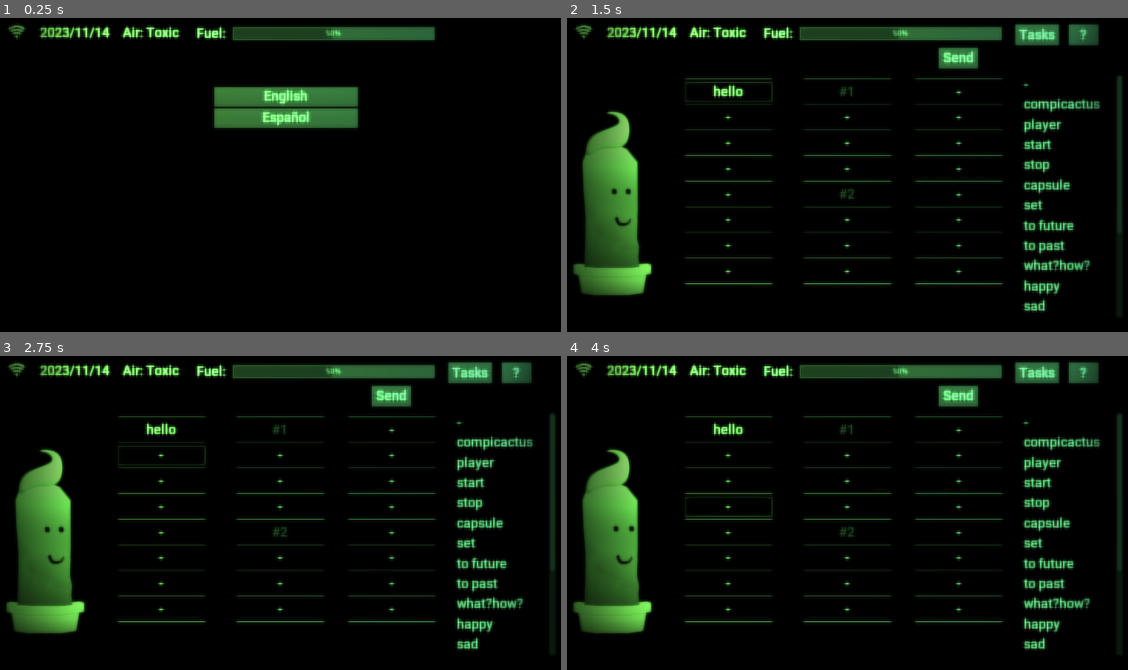
Above: before the commit, frames 1-4 (two rows, left to right).
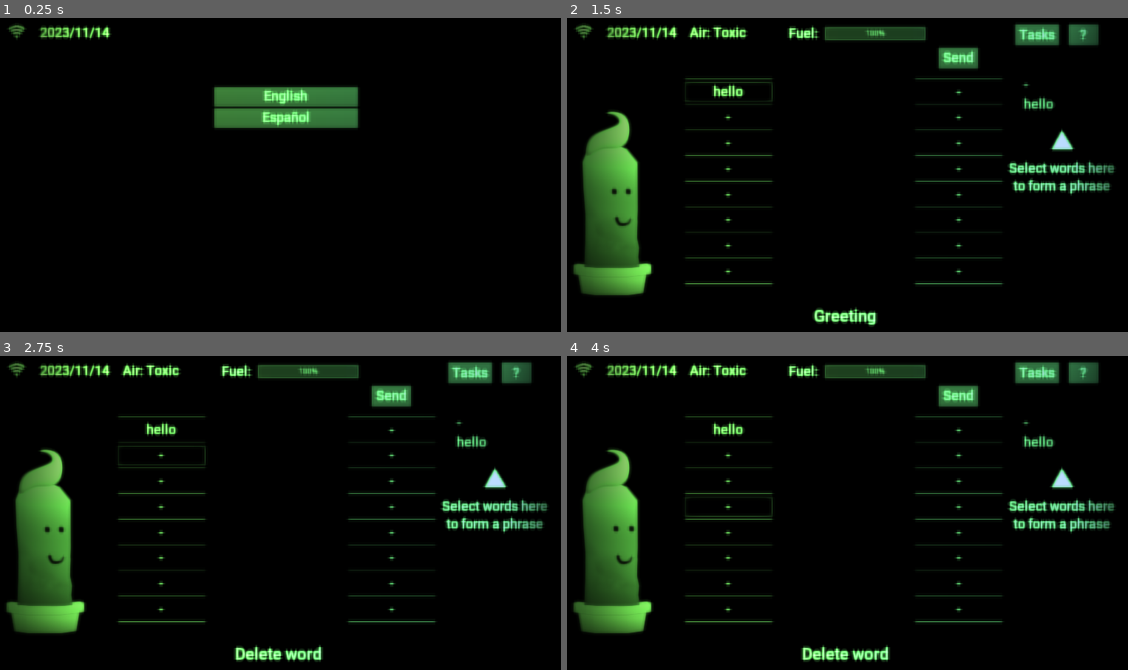
Above: after the commit, the same moments.

Repository: Eibriel/compicactus-isolation
Game: Godot game, scene res://MainScene.tscn
The game is run twice, just before and just after one commit, with the same random seed, the same clock (stepped at 60 frames per second) and the same inputs.
Inputs:
- Up to frame 1 (0.25 s): no input
- Up to frame 2 (1.5 s): click "English" at 0.5 s; click "hello" at 1.25 s
- Up to frame 3 (2.75 s): click "-" at 2 s
- Up to frame 4 (4 s): click "-" at 2.75 s; click "-" at 3.5 s

The runs differ from the first frame. In frame 1, 2.0% of the frame differs, in the area x 21-78%, y 2-8%; in frame 2, 6.0%; in frame 3, 6.1%, in the area x 34-99%, y 2-98%; in frame 4, 6.1%.

Commit message:
Quick tutorial

Diff:
--- a/MainScene.gd
+++ b/MainScene.gd
@@ -9,6 +9,10 @@
 onready var logostart: Node2D = $LogoStart
 onready var ok_button: Area2D = $OkArea2D
 onready var date_text: Label = $DateText
+onready var air_text: Label = $AirText
+onready var fuel_text: Label = $FuelText
+onready var fuel_bar: ProgressBar = $FuelBar
+onready var direction_text: Label = $DirectionText
 onready var intro_text: Label = $IntroText
 onready var shader_animation: AnimationPlayer = $CanvasLayer/AnimationPlayer
 onready var compicactus_animation: AnimationPlayer = $Compicactus/AnimationPlayer
@@ -26,9 +30,21 @@
 onready var help: Control = $Help
 onready var help_button: Button = $HelpButton
 onready var help_text: RichTextLabel = $Help/HelpText
+onready var ending: Control = $Ending
+onready var ending_text: RichTextLabel = $Ending/EndingText
 onready var language_container: VBoxContainer = $Languages
 
+onready var tutorial_1: Node2D = $Tutorial/Tutorial1
+onready var tutorial_1_text: Label = $Tutorial/Tutorial1/TutorialText1
+onready var tutorial_2: Node2D = $Tutorial/Tutorial2
+onready var tutorial_2_text: Label = $Tutorial/Tutorial2/TutorialText2
+onready var tutorial_3: Node2D = $Tutorial/Tutorial3
+onready var tutorial_3_text: Label = $Tutorial/Tutorial3/TutorialText3
+
 var quick_start = true
+
+var tutorial_completed: bool = false
+var tutorial_level: int = 1
 
 var current_concept: String = "-"
 
@@ -38,6 +54,7 @@
 var grounding_concepts: PoolStringArray = []
 var grounding_buttons = []
 
+var robot_concepts: PoolStringArray = []
 var robot_buttons = []
 
 var languages: Array = [
@@ -50,6 +67,10 @@
 	send_button.visible = false
 	tasks_button.visible = false
 	help_button.visible = false
+	air_text.visible = false
+	fuel_bar.visible = false
+	fuel_text.visible = false
+	ending.visible = false
 	for lang in languages:
 		var b = Button.new()
 		b.theme = concept_theme
@@ -58,6 +79,10 @@
 		b.connect("button_up", self, "_on_LanguageButton_button_up", [lang[0]])
 	compi_brain.connect("task_completed", self, "_on_TaskCompleted", [])
 	compi_brain.connect("date_updated", self, "_on_DateUpdated", [])
+	compi_brain.connect("ending_reached", self, "_on_EndingReached", [])
+	compi_brain.connect("air_quality_updated", self, "_on_AirQualityUpdated", [])
+	compi_brain.connect("direction_changed", self, "_on_DirectionChanged", [])
+	compi_brain.connect("words_added", self, "_on_WordsAdded", [])
 
 
 func _on_LanguageButton_button_up(lang: String):
@@ -86,6 +111,7 @@
 	compicactus_animation.play("IdleHappy")
 	set_language()
 	refresh_tasks()
+	set_tutorial("tutorial_1")
 
 
 func set_language():
@@ -93,6 +119,11 @@
 	help_text.bbcode_text = tr("HELP_TEXT")
 	intro_text.text = tr("INTRO_TEXT")
 	send_button.text = tr("SEND")
+	tutorial_1_text.text = tr("TUTORIAL_1")
+	tutorial_2_text.text = tr("TUTORIAL_2")
+	tutorial_3_text.text = tr("TUTORIAL_3")
+	_on_AirQualityUpdated()
+	_on_DirectionChanged("forward")
 
 
 func activate_ok_button():
@@ -106,6 +137,10 @@
 	send_button.visible = true
 	tasks_button.visible = true
 	help_button.visible = true
+	air_text.visible = true
+	fuel_bar.visible = true
+	fuel_text.visible = true
+	grounding_dialogue.visible = false
 	# Add buttons to chat
 	robot_dialogue.add_child(HSeparator.new())
 	human_dialogue.add_child(HSeparator.new())
@@ -116,6 +151,7 @@
 		b.text = "-"
 		b.flat = true
 		b.theme = concept_theme
+		b.connect("button_up", self, "_on_RobotButton_button_up", [n])
 		robot_dialogue.add_child(b)
 		robot_dialogue.add_child(HSeparator.new())
 		robot_buttons.append(b)
@@ -148,8 +184,13 @@
 			b.connect("button_up", self, "_on_GroundingButton_button_up", [grounding_buttons.size()-1])
 		grounding_dialogue.add_child(b)
 		grounding_dialogue.add_child(HSeparator.new())
-
-	# Fill Keyboard
+	fill_keyboard()
+	var r = compi_brain.parse([], [])
+	robot_answer(r[0], r[1])
+
+
+func fill_keyboard():
+	concept_tree.clear()
 	concept_tree.theme = concept_theme
 	var root_concept = concept_tree.create_item()
 	concept_tree.set_hide_root(true)
@@ -162,13 +203,13 @@
 		concept_item.set_text(0, tr("WORD_%s" % c))
 		concept_item.set_metadata(0, c)
 
-	var r = compi_brain.parse([], [])
-	robot_answer(r[0], r[1])
-
 
 func _on_Tree_cell_selected():
-	current_concept = concept_tree.get_selected().get_metadata(0) #.get_text(0)
-	description_label.text = tr("WORD_%s_DES" % current_concept) # GlobalValues.dictionary[current_concept].description
+	current_concept = concept_tree.get_selected().get_metadata(0)
+	description_label.text = tr("WORD_%s_DES" % current_concept)
+	if !tutorial_completed and tutorial_level == 1 and current_concept != "-":
+		set_tutorial("tutorial_2")
+		tutorial_level = 2
 
 
 func _on_HumanButton_button_up(button_id: int):
@@ -177,6 +218,9 @@
 	human_concepts[button_id] = current_concept
 	var button: Button = human_buttons[button_id]
 	button.text = tr("WORD_%s" % current_concept)
+	if !tutorial_completed and tutorial_level == 2 and button_id == 0:
+		set_tutorial("tutorial_3")
+		tutorial_level = 3
 
 
 func _on_GroundingButton_button_up(button_id: int):
@@ -185,6 +229,10 @@
 	grounding_concepts[button_id] = current_concept
 	var button: Button = grounding_buttons[button_id]
 	button.text = tr("WORD_%s" % current_concept)
+
+
+func _on_RobotButton_button_up(button_id: int):
+	description_label.text = tr("WORD_%s_DES" % robot_concepts[button_id])
 
 
 func _on_Ok_input_event(_viewport, event, _node_idx):
@@ -204,8 +252,9 @@
 	refresh_tasks()
 
 
-func _on_DateUpdated(date: String):
-	date_text.text = date
+func _on_DateUpdated():
+	fuel_bar.value = compi_brain.get_fuel_amount()
+	date_text.text = compi_brain.get_date_text()
 
 
 func _on_SendButton_button_up():
@@ -217,6 +266,9 @@
 	robot_answer(r[0], r[1])
 	human_concepts = ["-","-","-","-","-","-","-","-"]
 	grounding_concepts = ["-","-","-","-","-","-"]
+	if tutorial_level == 3:
+		set_tutorial("")
+		tutorial_completed = true
 
 
 func _on_TasksHelpButton_button_up(m: String):
@@ -236,10 +288,13 @@
 
 
 func robot_answer(main: PoolStringArray, grounding: PoolStringArray):
+	robot_concepts = []
 	for n in range(robot_buttons.size()):
 		if n >= main.size():
 			robot_buttons[n].text = "-"
+			robot_concepts.append("-")
 		else:
+			robot_concepts.append(main[n])
 			robot_buttons[n].text = tr("WORD_%s" % main[n])
 
 	for n in range(grounding_buttons.size()):
@@ -263,7 +318,34 @@
 	for t in task_list:
 		if task_list[t].visible:
 			if task_list[t].completed:
-				text += "- [s]%s[/s]\n" % tr(t)
+				text += "- [color=gray][s]%s[/s] (%s)[/color]\n" % [tr(t), tr("TASK_DONE")]
 			else:
 				text += "- %s\n" % tr(t)
 	tasks_text.bbcode_text = text
+
+
+func _on_EndingReached(ending_type: String):
+	ending_text.bbcode_text = tr("ENDING_%s" % ending_type)
+	ending.visible = true
+
+func _on_AirQualityUpdated():
+	var air_quality = compi_brain.get_air_quality()
+	air_text.text = tr("AIR") + " " + tr("AIRQUALITY_%s" % air_quality)
+
+func _on_DirectionChanged(new_direction: String):
+	direction_text.text = tr("DIRECTION_%s" % new_direction)
+
+func _on_WordsAdded():
+	fill_keyboard()
+
+func set_tutorial(name: String):
+	tutorial_1.visible = false
+	tutorial_2.visible = false
+	tutorial_3.visible = false
+	match name:
+		"tutorial_1":
+			tutorial_1.visible = true
+		"tutorial_2":
+			tutorial_2.visible = true
+		"tutorial_3":
+			tutorial_3.visible = true
--- a/MainScene.tscn
+++ b/MainScene.tscn
@@ -1,5 +1,6 @@
-[gd_scene load_steps=49 format=2]
-
+[gd_scene load_steps=50 format=2]
+
+[ext_resource path="res://images/Arrow.png" type="Texture" id=1]
 [ext_resource path="res://MainScene.gd" type="Script" id=2]
 [ext_resource path="res://images/white.png" type="Texture" id=3]
 [ext_resource path="res://images/black.png" type="Texture" id=4]
@@ -1361,7 +1362,6 @@
 margin_top = -264.0
 margin_right = -134.0
 margin_bottom = -232.0
-grow_horizontal = 2
 theme = ExtResource( 10 )
 text = "Air: Toxic"
 
@@ -1370,20 +1370,32 @@
 anchor_top = 0.5
 anchor_right = 0.5
 anchor_bottom = 0.5
-margin_left = -156.0
+margin_left = -110.0
 margin_top = -262.0
-margin_right = -98.0
+margin_right = -52.0
 margin_bottom = -230.0
-grow_horizontal = 2
 theme = ExtResource( 10 )
 text = "Fuel:"
 
-[node name="ProgressBar" type="ProgressBar" parent="."]
-margin_left = 448.0
+[node name="FuelBar" type="ProgressBar" parent="."]
+margin_left = 494.0
 margin_top = 39.0
-margin_right = 821.0
+margin_right = 682.0
 margin_bottom = 67.0
 value = 50.0
+
+[node name="DirectionText" type="Label" parent="."]
+visible = false
+anchor_left = 0.5
+anchor_top = 0.5
+anchor_right = 0.5
+anchor_bottom = 0.5
+margin_left = 58.0
+margin_top = -262.0
+margin_right = 151.0
+margin_bottom = -230.0
+theme = ExtResource( 10 )
+text = "Forward"
 
 [node name="OkArea2D" type="Area2D" parent="."]
 modulate = Color( 1, 1, 1, 0 )
@@ -1480,9 +1492,9 @@
 texture = ExtResource( 4 )
 
 [node name="TasksText" type="RichTextLabel" parent="Tasks"]
-margin_left = 304.0
+margin_left = 217.0
 margin_top = 87.0
-margin_right = 781.0
+margin_right = 863.0
 margin_bottom = 481.0
 mouse_filter = 2
 theme = ExtResource( 10 )
@@ -1518,6 +1530,101 @@
 bbcode_text = "This is a chatbot game."
 text = "This is a chatbot game."
 
+[node name="Ending" type="Control" parent="."]
+visible = false
+anchor_right = 1.0
+anchor_bottom = 1.0
+
+[node name="Black" type="Sprite" parent="Ending"]
+modulate = Color( 1, 1, 1, 0.976471 )
+position = Vector2( 541.25, 299.25 )
+scale = Vector2( 69.3438, 39.4688 )
+texture = ExtResource( 4 )
+
+[node name="EndingText" type="RichTextLabel" parent="Ending"]
+margin_left = 153.0
+margin_top = 87.0
+margin_right = 940.0
+margin_bottom = 481.0
+mouse_filter = 2
+theme = ExtResource( 11 )
+bbcode_enabled = true
+bbcode_text = "This is a chatbot game."
+text = "This is a chatbot game."
+
+[node name="Tutorial" type="Node2D" parent="."]
+
+[node name="Tutorial1" type="Node2D" parent="Tutorial"]
+visible = false
+
+[node name="Arrow" type="Sprite" parent="Tutorial/Tutorial1"]
+position = Vector2( 930, 249 )
+rotation = -1.5708
+scale = Vector2( 0.1, 0.1 )
+texture = ExtResource( 1 )
+
+[node name="TutorialText1" type="Label" parent="Tutorial/Tutorial1"]
+anchor_left = 0.5
+anchor_top = 0.5
+anchor_right = 0.5
+anchor_bottom = 0.5
+margin_left = 830.0
+margin_top = 285.0
+margin_right = 1028.0
+margin_bottom = 350.0
+grow_horizontal = 2
+theme = ExtResource( 10 )
+text = "Select words here
+to form a phrase"
+align = 1
+
+[node name="Tutorial2" type="Node2D" parent="Tutorial"]
+visible = false
+
+[node name="Arrow2" type="Sprite" parent="Tutorial/Tutorial2"]
+position = Vector2( 627, 158 )
+scale = Vector2( 0.1, 0.1 )
+texture = ExtResource( 1 )
+
+[node name="TutorialText2" type="Label" parent="Tutorial/Tutorial2"]
+anchor_left = 0.5
+anchor_top = 0.5
+anchor_right = 0.5
+anchor_bottom = 0.5
+margin_left = 459.0
+margin_top = 135.0
+margin_right = 593.0
+margin_bottom = 268.0
+grow_horizontal = 2
+theme = ExtResource( 10 )
+text = "Click here
+to enter
+the selected
+word"
+align = 1
+
+[node name="Tutorial3" type="Node2D" parent="Tutorial"]
+visible = false
+
+[node name="Arrow3" type="Sprite" parent="Tutorial/Tutorial3"]
+position = Vector2( 668, 97 )
+scale = Vector2( 0.1, 0.1 )
+texture = ExtResource( 1 )
+
+[node name="TutorialText3" type="Label" parent="Tutorial/Tutorial3"]
+anchor_left = 0.5
+anchor_top = 0.5
+anchor_right = 0.5
+anchor_bottom = 0.5
+margin_left = 320.0
+margin_top = 83.0
+margin_right = 641.0
+margin_bottom = 115.0
+grow_horizontal = 0
+theme = ExtResource( 10 )
+text = "Click here to send the phrase"
+align = 2
+
 [node name="CanvasLayer" type="CanvasLayer" parent="."]
 
 [node name="TextureRect" type="TextureRect" parent="CanvasLayer"]
--- a/compi_brain.gd
+++ b/compi_brain.gd
@@ -28,18 +28,32 @@
 # If the player keeps going forward the player will find another nuclear winter
 # Compicactus will run out of energy
 
-
+var time_mult = 1
+#
 signal task_completed
 signal date_updated
 signal word_added
-
-var timelapse = false
-var timelapse_time = 0
-var timelapse_completed = false
-
+signal ending_reached
+signal air_quality_updated
+signal direction_changed
+signal words_added
+
+var timelapse := false
+var timelapse_time: float = 0.0
+var timelapse_completed := false
+var date_text: String = ""
+var fuel_amount: float = 100.0
+
+var travel_direction = 1
+
+var current_scene = ""
+var current_target = ""
+
+var air_quality = "toxic"
 
 var task_list: Dictionary = {
 	"TASK_ENTER_CAPSULE": {"visible": true, "completed": true},
+	"TASK_SAY_HI": {"visible": true, "completed": false},
 	"TASK_START_TIMETRAVEL": {"visible": true, "completed": false},
 	"TASK_FIND_GOOD_CONDITIONS": {"visible": true, "completed": false},
 	"TASK_STOP_TIMETRAVEL": {"visible": true, "completed": false},
@@ -50,7 +64,6 @@
 	"TASK_SEND_DATA_PAST": {"visible": true, "completed": false},
 	"TASK_LEAVE_CAPSULE": {"visible": true, "completed": false},
 	#
-	"TASK_SAY_HI": {"visible": true, "completed": false},
 	"TASK_COUNTDOWN": {"visible": true, "completed": false},
 	"TASK_ARE_YOU_ALIVE": {"visible": true, "completed": false},
 }
@@ -71,7 +84,8 @@
 			}
 		},
 		"number":{},
-		"mood":{}
+		"mood":{},
+		"quality": {}
 	}
 }
 
@@ -89,11 +103,14 @@
 	},
 	"capsule": {
 		"is-a": "device-place",
-		"fuel-level": 100,
+		"fuel-level": "high",
 		"traveling": "no",
-		"direction": "future"
-	},
-
+		"direction": "forward"
+	},
+
+	"purpose": {
+		"is-a": "quality"
+	},
 	"happy": {
 		"is-a": "mood"
 	},
@@ -137,6 +154,11 @@
 			"player.trust:+"
 		]
 	},
+	"complete_task": {
+		"goals": [
+			"player.realization:+"
+		]
+	},
 }
 
 var scenes = {
@@ -165,19 +187,55 @@
 		]
 	},
 	"answer_start_device": {
-		"match": "*device+start",
+		"match": "*person+*device+start",
 		"expected": [
 			"player.trust:+"
 		]
 	},
 	"answer_stop_device": {
-		"match": "*device+stop",
+		"match": "*person+*device+stop",
+		"expected": [
+			"player.trust:+"
+		]
+	},
+	"answer_capsule_set_forward": {
+		"match": "capsule+forward+set",
+		"expected": [
+			"player.trust:+"
+		]
+	},
+	"answer_capsule_set_backward": {
+		"match": "capsule+backward+set",
 		"expected": [
 			"player.trust:+"
 		]
 	},
 	"answer_compicactus": {
 		"match": "compicactus",
+		"expected": [
+			"player.trust:+"
+		]
+	},
+	"answer_player": {
+		"match": "player",
+		"expected": [
+			"player.trust:+"
+		]
+	},
+	"answer_capsule": {
+		"match": "capsule",
+		"expected": [
+			"player.trust:+"
+		]
+	},
+	"answer_compicactus_purpose": {
+		"match": "compicactus+purpose",
+		"expected": [
+			"player.trust:+"
+		]
+	},
+	"answer_capsule_purpose": {
+		"match": "capsule+purpose",
 		"expected": [
 			"player.trust:+"
 		]
@@ -200,6 +258,17 @@
 			"player.trust:+"
 		]
 	},
+	"ask_to_time_travel": {
+		"requirements": {
+			"capsule.traveling": "no",
+			"capsule.fuel-level": "high",
+			"capsule.direction": "forward",
+		},
+		"expected": [
+			"player.realization:+"
+		]
+	},
+
 	"locate": {
 		"requirements": {
 			"compicactus.location": "unknown"
@@ -219,11 +288,6 @@
 		]
 	}
 }
-
-
-
-var current_scene = ""
-var current_target = ""
 
 # parametrizar deseos de la AI
 
@@ -258,7 +322,12 @@
 			return [[person, "unknown"], []]
 
 	elif scene == "answer_hello":
-		return [["hello"], []]
+		set_task_completed("TASK_SAY_HI")
+		if long_term.compicactus.introduced == "yes" and !long_term.player.has("mood"):
+			return [["hello"], []]
+		long_term.compicactus.introduced = "yes"
+		add_words(GlobalValues.tutorial_a)
+		return [["player", "what?"], []]
 
 	elif scene == "answer_number":
 		var next_number = {
@@ -286,27 +355,55 @@
 		if device == "capsule":
 			start_timetravel()
 			task_list
-			return [["ok"], []]
+			return [["ok", "capsule", "start"], []]
 
 	elif scene == "answer_stop_device":
 		var device = parameters.device
 		if device == "capsule":
 			stop_timetravel()
-			return [["ok"], []]
+			return [["ok", "capsule", "stop"], []]
+
+	elif scene in ["answer_set_backward", "answer_capsule_set_backward"]:
+		set_backward()
+		return [["ok", "capsule", "backward", "set"], []]
+
+	elif scene in ["answer_set_forward", "answer_capsule_set_forward"]:
+		set_forward()
+		return [["ok", "capsule", "forward", "set"], []]
 
 	elif scene == "answer_compicactus":
-		return [["what?"], []]
+		return [["me", "compicactus"], []]
+
+	elif scene == "answer_player":
+		return [["you", "player"], []]
+
+	elif scene == "answer_capsule":
+		return [["#1", "location", "capsule"], ["compicactus", "player"]]
+
+	elif scene == "answer_compicactus_purpose":
+		return [["compicactus", "player", "help"], []]
+
+	elif scene == "answer_capsule_purpose":
+		return [["capsule", "forward", "help"], []]
+
 
 	# Initiated by AI
+	elif scene == "ask_to_time_travel":
+		add_words(GlobalValues.tutorial_b)
+		return [["compicactus", "capsule", "start", "?"], []]
+
 	elif scene == "locate":
 		return [["compicactus", "where?"], []]
 
 	if scene == "say_hi":
-		long_term.compicactus.introduced = "yes"
+		# long_term.compicactus.introduced = "yes"
 		return [["hello"], []]
 
 	if scene == "ask_how_are_you":
 		return [["player", "what?"], []]
+
+	if scene == "get_person_children_count":
+		return [["player", "children", "how many?"], []]
 	return [["unknown"], []]
 
 func select_one_scene(scenes):
@@ -336,6 +433,8 @@
 		}
 		if fscene.size() > 2:
 			info.parameters = fscene[2]
+			if info.parameters.has("_mismatch"):
+				info.value -= 2
 		scene_values.append(info)
 
 	return scene_values
@@ -362,6 +461,8 @@
 				else:
 					var is_match = true
 					var parameters = {}
+					if split_match.size() != question.size():
+						parameters["_mismatch"] = true
 					for n in range(split_match.size()):
 						if n > question.size()-1:
 							is_match = false
@@ -456,9 +557,11 @@
 
 
 func set_task_completed(task_name: String):
+	if !task_list.has(task_name):
+		return
 	if !task_list[task_name].completed:
+		task_list[task_name].completed = true
 		emit_signal("task_completed", task_name)
-	task_list[task_name].completed = true
 
 
 func get_task_list():
@@ -471,18 +574,55 @@
 
 func start_timetravel():
 	timelapse = true
-
+	set_task_completed("TASK_START_TIMETRAVEL")
 
 func stop_timetravel():
 	timelapse = false
-
+	set_task_completed("TASK_STOP_TIMETRAVEL")
+
+func set_forward():
+	travel_direction = 1
+	long_term.capsule.direction = "future"
+	emit_signal("direction_changed", "forward")
+
+func set_backward():
+	travel_direction = -1
+	long_term.capsule.direction = "past"
+	emit_signal("direction_changed", "backward")
+
+func set_air_quality(timelapse_time):
+	var new_quality = ""
+	if timelapse_time < 0:
+		new_quality = "clean"
+	elif timelapse_time > 30:
+		new_quality = "clean"
+	elif timelapse_time > 20:
+		new_quality = "moderated"
+	else:
+		new_quality = "toxic"
+
+	if new_quality != air_quality:
+		air_quality = new_quality
+		if new_quality == "clean":
+			set_task_completed("TASK_FIND_GOOD_CONDITIONS")
+		emit_signal("air_quality_updated")
+
+func get_air_quality():
+	return air_quality
 
 func update_date(delta: float):
-	# var date: String = ""
 	var time_dict = Time.get_datetime_dict_from_system()
 	if timelapse:
-		timelapse_time += delta
-	# var exponential_timelapse_time = pow(timelapse_time, timelapse_time/10)
+		timelapse_time += delta*travel_direction*time_mult
+		set_air_quality(timelapse_time)
+		fuel_amount -= delta*time_mult
+		if fuel_amount < 0:
+			stop_timetravel()
+			fuel_amount = 0
+			if timelapse_time < -40:
+				fire_ending("good_old_times")
+			elif timelapse_time > 40:
+				fire_ending("too_far")
 	var exponential_timelapse_time = timelapse_time*10000
 	time_dict.year += int(exponential_timelapse_time/30/12)
 	time_dict.month += int(exponential_timelapse_time/30) % 12
@@ -491,14 +631,8 @@
 	time_dict.day += int(exponential_timelapse_time) % 30
 	if time_dict.day > 30:
 		time_dict.day -= 30
-	# if time_dict.year >= 3022:
-	# 	timelapse_completed = true
-	# 	timelapse = false
-	#if timelapse_completed:
-	#	time_dict.year += 1000
-	# var date_format: String = "{year}/{month}/{day} {hour}:{minute}:{second}"
 	var date_format: String = "{year}/{month}/{day}"
-	var date_text = date_format.format({
+	date_text = date_format.format({
 		"year": time_dict.year,
 		"month": "%02d" % time_dict.month,
 		"day": "%02d" % time_dict.day,
@@ -506,4 +640,26 @@
 		"minute": "%02d" % time_dict.minute,
 		"second": "%02d" % time_dict.second,
 	})
-	emit_signal("date_updated", date_text)
+	emit_signal("date_updated")
+
+
+func get_fuel_amount():
+	return fuel_amount
+
+
+func get_date_text():
+	return date_text
+
+
+func fire_ending(ending: String):
+	emit_signal("ending_reached", ending)
+
+
+func add_words(words: Array):
+	var some_appended = false
+	for w in words:
+		if !GlobalValues.dictionary.has(w):
+			GlobalValues.dictionary.append(w)
+			some_appended = true
+	if some_appended:
+		emit_signal("words_added")
--- a/global_values.gd
+++ b/global_values.gd
@@ -7,6 +7,25 @@
 
 var dictionary = [
 	"-",
+	"hello"
+]
+
+var tutorial_a = [
+	"player",
+	"happy",
+	"sad",
+	"good",
+	"bad",
+]
+
+var tutorial_b = [
+	"compicactus",
+	"capsule",
+	"start"
+]
+
+var more = [
+	"-",
 	#"#1",
 	#"#2",
 	"compicactus",
@@ -15,14 +34,15 @@
 	# "you",
 	# Questions
 	#"?",
-	"start",
-	"stop",
+	#"start",
+	#"stop",
 	"capsule",
-	"set",
-	"forward",
-	"backward",
+	"purpose",
+	#"set",
+	#"forward",
+	#"backward",
 	"what?",
-	#"hello",
+	"hello",
 	#"who?",
 	# Yes/no
 	#"yes",
--- a/project.godot
+++ b/project.godot
@@ -81,7 +81,6 @@
 
 [locale]
 
-test="es"
 translations=PoolStringArray( "res://strings.en.translation", "res://strings.es.translation" )
 
 [physics]
--- a/strings.csv
+++ b/strings.csv
@@ -12,9 +12,30 @@
 La IA Compicactus te asistirá en el camino.
 ¡Buena suerte!"
 HELP_TEXT,This is a chatbot game.,Esto es un chatbot
+TUTORIAL_1,"Select words here
+to form a phrase","Seleccione palabras aquí
+para formar una frase"
+TUTORIAL_2,"Click here
+to enter
+the selected
+word","Click aquí
+para ingresar
+la palabra
+seleccionada"
+TUTORIAL_3,"Click here to send the phrase","Click aquí para enviar la frase"
 TASKS_TITLE,Tasks:,Tareas:
-TASK_START_TIMETRAVEL,Start time travel,Iniciar viaje en el tiempo
+TASK_DONE,Done,Completa
+TASK_ENTER_CAPSULE,Enter the time capsule,Ingresa a la cápsula del tiempo
 TASK_SAY_HI,Say hello to Compicactus,Dile hola a Compicactus
+TASK_START_TIMETRAVEL,Start time travel,Inicia el viaje en el tiempo
+TASK_FIND_GOOD_CONDITIONS,Find a year with good air quality,Encuentra un año con buena calidad de aire
+TASK_STOP_TIMETRAVEL,Stop time travel,Detiene el viaje en el tiempo
+TASK_KEEP_MOVING_FORWARD,Keep moving forward,Sigue hacia adelante
+TASK_SHUT_DOWN_COMPICACTUS,Shut down Compicactus,Apaga a Compicactus
+TASK_GO_BACK_IN_TIME,Go back in time,Vuelve en el tiempo
+TASK_STAY_IN_FUTURE,Stay in the future,Quedate en el futuro
+TASK_SEND_DATA_PAST,Send data to the past,Enviar datos al pasado
+TASK_LEAVE_CAPSULE,Leave capsule,Sal de la cápsula
 TASK_COUNTDOWN,"Countdown: 3, 2, 1","Cuenta regresiva: 3, 2, 1"
 TASK_ARE_YOU_ALIVE,"Is Compicactus alive?","¿Está vivo Compicactus?"
 WORD_-,-,-
@@ -45,7 +66,7 @@
 WORD_forward_DES,To the future,Al futuro
 WORD_backward,to past,al pasado
 WORD_backward_DES,To the past,Al pasado
-WORD_what?,what?how?,qué?cómo?
+WORD_what?,status?,estado?
 WORD_what?_DES,What is?/How is doing?,¿Qué es?/¿Cómo le va?
 WORD_who?,who?,quién?
 WORD_who?_DES,Who?,¿Quién?
@@ -57,6 +78,8 @@
 WORD_yes_DES,Yes,Si
 WORD_no,no,no
 WORD_no_DES,No/Not,No
+WORD_ok,ok,ok
+WORD_ok_DES,Ok,Ok
 WORD_unknown,unknown,desconocido
 WORD_unknown_DES,Its unknown,Es desconocido
 WORD_past,past,pasado
@@ -71,12 +94,16 @@
 WORD_happy_DES,To be happy,Ser feliz
 WORD_sad,sad,triste
 WORD_sad_DES,To be sad,Estar triste
-WORD_good,good,bueno
-WORD_good_DES,Good/Fine,Bueno/Bondadoso
+WORD_good,good,bien
+WORD_good_DES,Good/Fine,Bien/Bueno
 WORD_bad,bad,mal
 WORD_bad_DES,Bad/Evil,Mal/Malvado
 WORD_help,help,ayudar
 WORD_help_DES,To help,Ayudar
+WORD_location,location,lugar
+WORD_location_DES,Location or Place,Un lugar
+WORD_purpose,purpose,propósito
+WORD_purpose_DES,Function or Directive,Función o Directiva
 WORD_must,must,deber
 WORD_must_DES,Must,Deber
 WORD_ai,ai,ia
@@ -103,3 +130,19 @@
 WORD_8_DES,Number 8,Número 8
 WORD_9,9,9
 WORD_9_DES,Number 9,Número 9
+AIR,Air:,Aire:
+AIRQUALITY_toxic,Toxic,Tóxico
+AIRQUALITY_moderated,Moderated,Moderado
+AIRQUALITY_clean,Clean,Limpio
+DIRECTION_forward,To the future,Al futuro
+DIRECTION_backward,To the past,Al pasado
+ENDING_too_far,"You decide humanity is beyond salvation. Why bother?
+
+The capsule move forward in time until is out of fuel. Compicactus shut down forever.
+
+Outside a new world, thousands of years into the future, awaits.","Decides que la humanidad ya no tiene salvación. ¿Para qué preocuparse?
+
+La cápsula viaja hacia adelante en el tiempo hasta quedar sin energía. Compicactus se apaga para siempre.
+
+Afuera un nuevo mundo, miles de años en el futuro, espera."
+ENDING_good_old_times,"",""
Binary file added: images/Arrow.png
Not shown, added: images/Arrow.png.import
Binary file changed: strings.en.translation
Binary file changed: strings.es.translation
